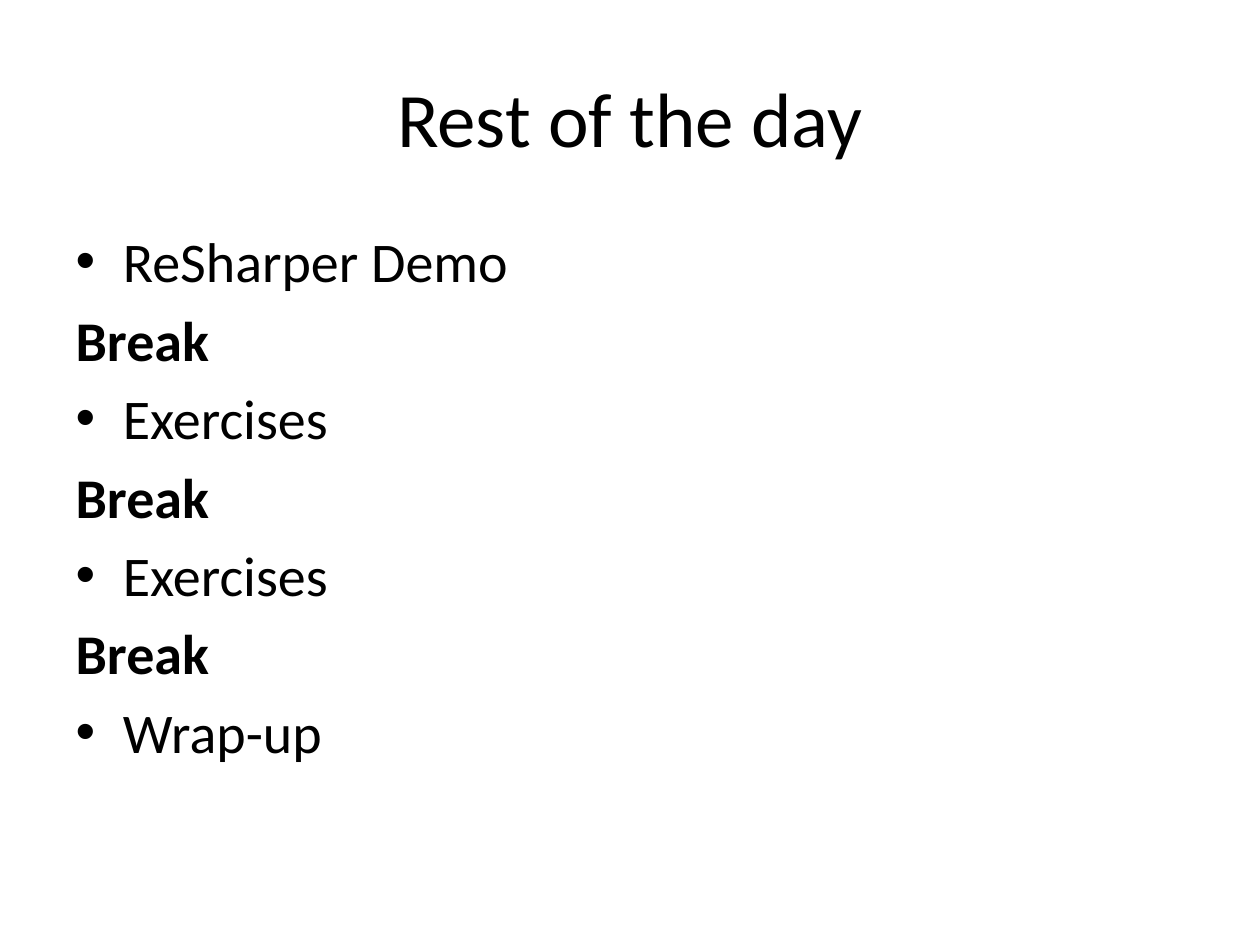
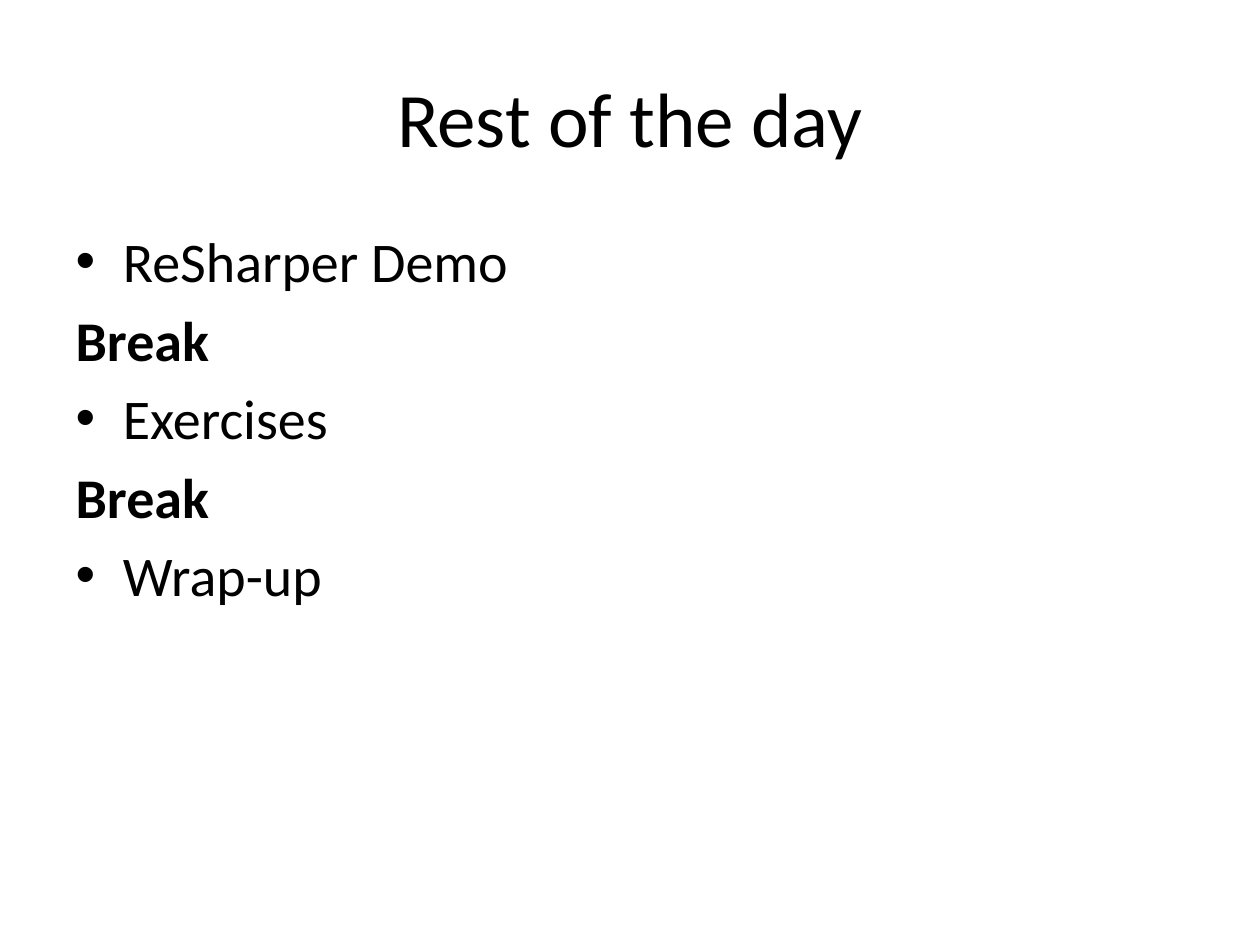
Before and after one commit to rasmuskl/ReSharperCourse, a slide deck: slide 22 of Presentations/1 - Introduction - ReSharper Course.pptx. Drawn at 1260x945 pixels with LibreOffice and Linux fonts; fonts in the diff are those of the drawing. Boxes give left, top, right and bottom in pixels: in the first picture for what was removed or moved away, otherwise in the second. Text is boxed around its words. In the diff, an @@ line names an element or a change of style, - is before the commit and + after.

```diff
--- a/Presentations/1 - Introduction - ReSharper Course.pptx
+++ b/Presentations/1 - Introduction - ReSharper Course.pptx
@@ text at bbox=[76, 557, 328, 675]: paragraphs removed @@
-• Exercises
-Break
```
Also in this commit, not shown: 6 other slides changed, 2 other files.
